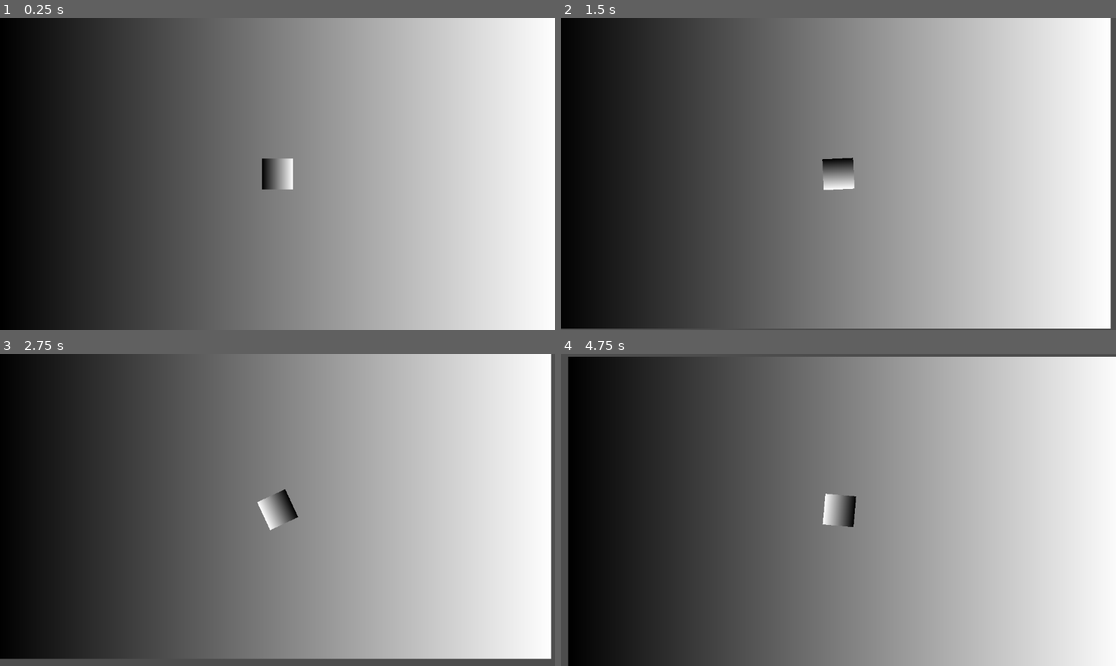
Above: before the commit, frames 1-4 (two rows, left to right).
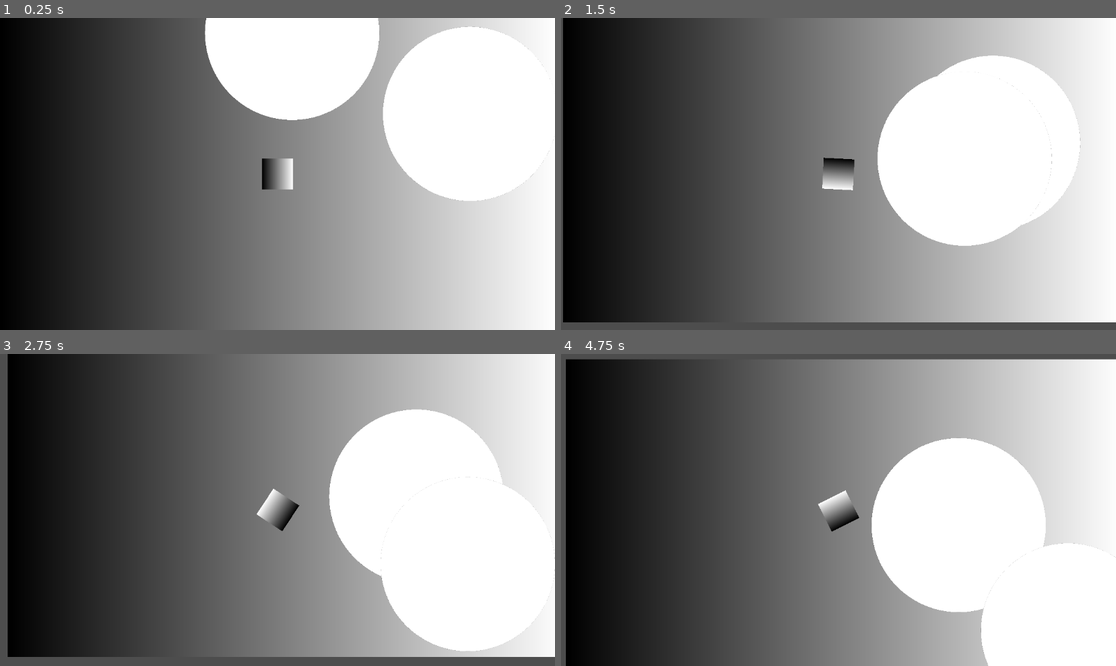
Above: after the commit, the same moments.

Repository: appellatebaton0/siege-7
Game: Godot game, scene res://scenes/main.tscn
Same seed, same stepped clock (60 frames per second), same inputs: the game is played once before the commit and once after it. The project has no main scene, so this scene is started directly.
Inputs:
- Up to frame 1 (0.25 s): no input
- Up to frame 2 (1.5 s): tap Enter at 0.5 s; hold Right (Right) 0.53-1.28 s; tap Space (Boost) at 0.6, 1.35 s; hold Shift (Brake) from 1.28 s (still down)
- Up to frame 3 (2.75 s): release Shift (Brake) at 2.03 s; hold Right (Right) from 2.03 s (still down); tap Space (Boost) at 2.1 s
- Up to frame 4 (4.75 s): tap Space (Boost) at 2.85, 3.6, 4.35 s; release Right (Right) at 3.53 s; hold Left (Left) from 3.53 s (still down)

The runs differ from the first frame. In frame 1, 19% of the frame differs, in the area x 36-100%, y 0-59%; in frame 2, 19%; in frame 3, 21%, in the area x 0-100%, y 0-98%; in frame 4, 20%.

Commit message:
v0.2 - Planet Locks
- Made planets, and made them drift towards set points, so when there's a tractor beam and you release it they'll glide back to their original position.

Diff:
--- a/project.godot
+++ b/project.godot
@@ -46,3 +46,9 @@
 , Object(InputEventKey,"resource_local_to_scene":false,"resource_name":"","device":-1,"window_id":0,"alt_pressed":false …(186 unchanged characters)…
 ]
 }
+
+[layer_names]
+
+2d_physics/layer_1="Planet"
+2d_physics/layer_2="Player"
+2d_physics/layer_3="Asteroid"
--- a/scenes/main.tscn
+++ b/scenes/main.tscn
@@ -1,7 +1,8 @@
-[gd_scene load_steps=7 format=3 uid="uid://cxeqhh6h3y3x4"]
+[gd_scene load_steps=12 format=3 uid="uid://cxeqhh6h3y3x4"]
 
 [ext_resource type="Script" uid="uid://dt4w43fklbmmx" path="res://scripts/player.gd" id="1_o5qli"]
 [ext_resource type="Script" uid="uid://cls3yti8p1cky" path="res://scripts/camera.gd" id="2_0wfyh"]
+[ext_resource type="Script" uid="uid://cbcfhipgni0wp" path="res://scripts/planet.gd" id="2_sugp2"]
 
 [sub_resource type="Gradient" id="Gradient_sugp2"]
 
@@ -10,6 +11,9 @@
 width = 4608
 height = 2592
 
+[sub_resource type="RectangleShape2D" id="RectangleShape2D_sugp2"]
+size = Vector2(256, 256)
+
 [sub_resource type="Gradient" id="Gradient_0wfyh"]
 
 [sub_resource type="GradientTexture2D" id="GradientTexture2D_sugp2"]
@@ -17,12 +21,29 @@
 width = 256
 height = 256
 
+[sub_resource type="Gradient" id="Gradient_jyhfs"]
+offsets = PackedFloat32Array(0.5, 0.5)
+colors = PackedColorArray(1, 1, 1, 1, 0, 0, 0, 0)
+
+[sub_resource type="GradientTexture2D" id="GradientTexture2D_tbgi4"]
+gradient = SubResource("Gradient_jyhfs")
+width = 2048
+height = 2048
+fill = 1
+fill_from = Vector2(0.5, 0.5)
+fill_to = Vector2(0, 1)
+
+[sub_resource type="CircleShape2D" id="CircleShape2D_jyhfs"]
+radius = 727.9
+
 [node name="Main" type="Node"]
 
 [node name="Sprite2D" type="Sprite2D" parent="."]
 texture = SubResource("GradientTexture2D_jyhfs")
 
 [node name="Player" type="CharacterBody2D" parent="."]
+collision_layer = 2
+collision_mask = 5
 motion_mode = 1
 script = ExtResource("1_o5qli")
 max_speed = 2000.0
@@ -30,11 +51,50 @@
 rotation_acceleration = 0.1
 
 [node name="CollisionShape2D" type="CollisionShape2D" parent="Player"]
+shape = SubResource("RectangleShape2D_sugp2")
 
 [node name="Sprite2D" type="Sprite2D" parent="Player"]
 texture = SubResource("GradientTexture2D_sugp2")
+
+[node name="Planet" type="CharacterBody2D" parent="."]
+position = Vector2(1695, -586)
+collision_mask = 4
+script = ExtResource("2_sugp2")
+
+[node name="LockPoint" type="Node2D" parent="Planet"]
+position = Vector2(-810, 737)
+
+[node name="Sprite2D" type="Sprite2D" parent="Planet"]
+texture = SubResource("GradientTexture2D_tbgi4")
+
+[node name="CollisionShape2D" type="CollisionShape2D" parent="Planet"]
+shape = SubResource("CircleShape2D_jyhfs")
+
+[node name="Planet2" type="CharacterBody2D" parent="."]
+position = Vector2(-139, -1490)
+collision_mask = 4
+script = ExtResource("2_sugp2")
+
+[node name="LockPoint" type="Node2D" parent="Planet2"]
+position = Vector2(2210, 2695)
+
+[node name="Sprite2D" type="Sprite2D" parent="Planet2"]
+texture = SubResource("GradientTexture2D_tbgi4")
+
+[node name="CollisionShape2D" type="CollisionShape2D" parent="Planet2"]
+shape = SubResource("CircleShape2D_jyhfs")
 
 [node name="Camera2D" type="Camera2D" parent="." node_paths=PackedStringArray("player")]
 zoom = Vector2(0.25, 0.25)
 script = ExtResource("2_0wfyh")
 player = NodePath("../Player")
+
+[node name="CanvasLayer" type="CanvasLayer" parent="."]
+
+[node name="UI" type="Control" parent="CanvasLayer"]
+layout_mode = 3
+anchors_preset = 15
+anchor_right = 1.0
+anchor_bottom = 1.0
+grow_horizontal = 2
+grow_vertical = 2
--- a/scripts/camera.gd
+++ b/scripts/camera.gd
@@ -9,5 +9,5 @@
 func get_goal_position() -> Vector2:
 	return player.global_position + (player.velocity / velocity_divider)
 
-func _process(delta: float) -> void:
+func _process(_delta: float) -> void:
 	global_position = lerp(global_position, get_goal_position(), lerp_amount)
--- /dev/null
+++ b/scripts/planet.gd
@@ -0,0 +1,31 @@
+class_name Planet extends CharacterBody2D
+
+@export var max_speed := 1000.0
+@export var acceleration := 30.0
+
+var in_tractor_beam := false
+
+func dot_product(a:Vector2, b:Vector2) -> float:
+	return (a.x * b.x) + (a.y * b.y)
+
+@onready var lock_point:Vector2 = get_lock_point()
+func get_lock_point() -> Vector2:
+	return $LockPoint.global_position
+
+func move_to_lock_point(delta:float) -> void:
+	var direction = global_position.direction_to(lock_point)
+	var magnitude = global_position.distance_to(lock_point)
+
+	acceleration = abs(50 - global_position.distance_to(lock_point))
+
+	var scaler = 3.0 if dot_product(direction, velocity) < 0 else 1.0
+
+	velocity += direction * magnitude * (20 * delta) * scaler
+
+	velocity = (lock_point - global_position) * delta * 30
+
+func _process(delta: float) -> void:
+	if not in_tractor_beam:
+		move_to_lock_point(delta)
+
+	move_and_slide()
--- a/scripts/player.gd
+++ b/scripts/player.gd
@@ -8,12 +8,14 @@
 @export var max_rotation_speed := 2.0
 @export var rotation_acceleration := 0.5
 var rotation_speed = 0.0
+@export var rotation_friction := 0.025
 
 func control(delta: float) -> void:
+
+	# Forwards movement.
 	var direction = Input.get_axis("Brake", "Boost")
 
 	if direction != 0:
-		print("0")
 		direction = max(0, direction)
 		speed = move_toward(speed, direction * max_speed, delta * acceleration * 60)
 	else:
@@ -21,14 +23,16 @@
 
 	velocity = Vector2(speed, 0).rotated(rotation)
 
+	# Rotational movement.
 	var rotation_direction = Input.get_axis("Left", "Right")
 
-	rotation_speed = move_toward(rotation_speed, rotation_direction * max_rotation_speed, delta * rotation_acceleration * 60)
+	if rotation_direction:
+		rotation_speed = move_toward(rotation_speed, rotation_direction * max_rotation_speed, delta * rotation_acceleration * 60)
+	else:
+		rotation_speed = move_toward(rotation_speed, 0, delta * rotation_friction * 60)
 
 	rotate(deg_to_rad(rotation_speed))
 
-
-	pass
 
 func _physics_process(delta: float) -> void:
 	control(delta)
Not shown, added: scripts/planet.gd.uid
